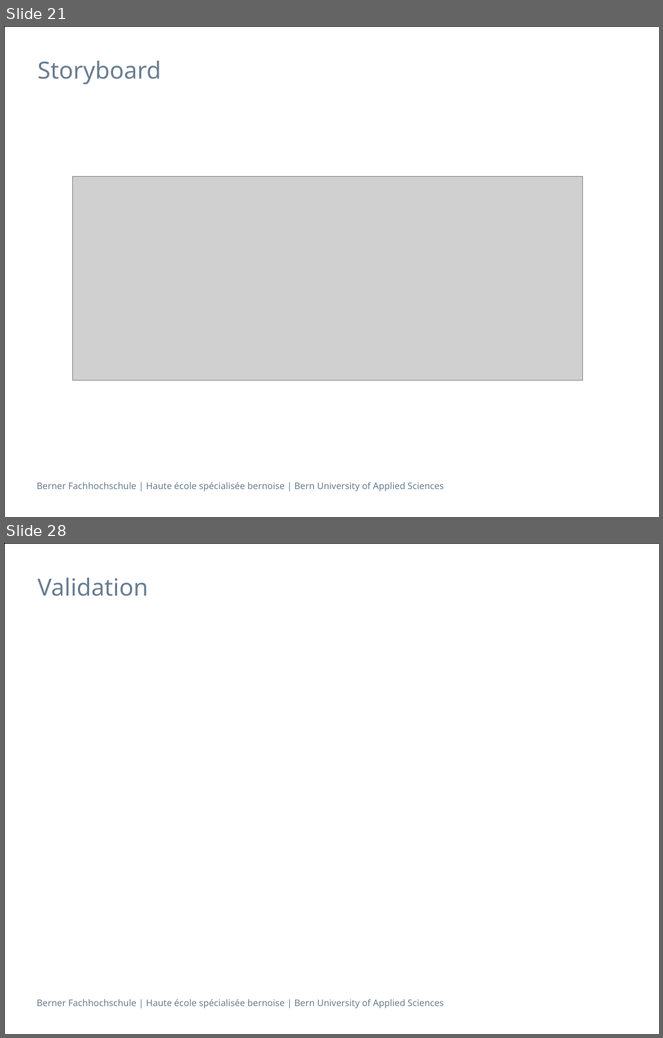
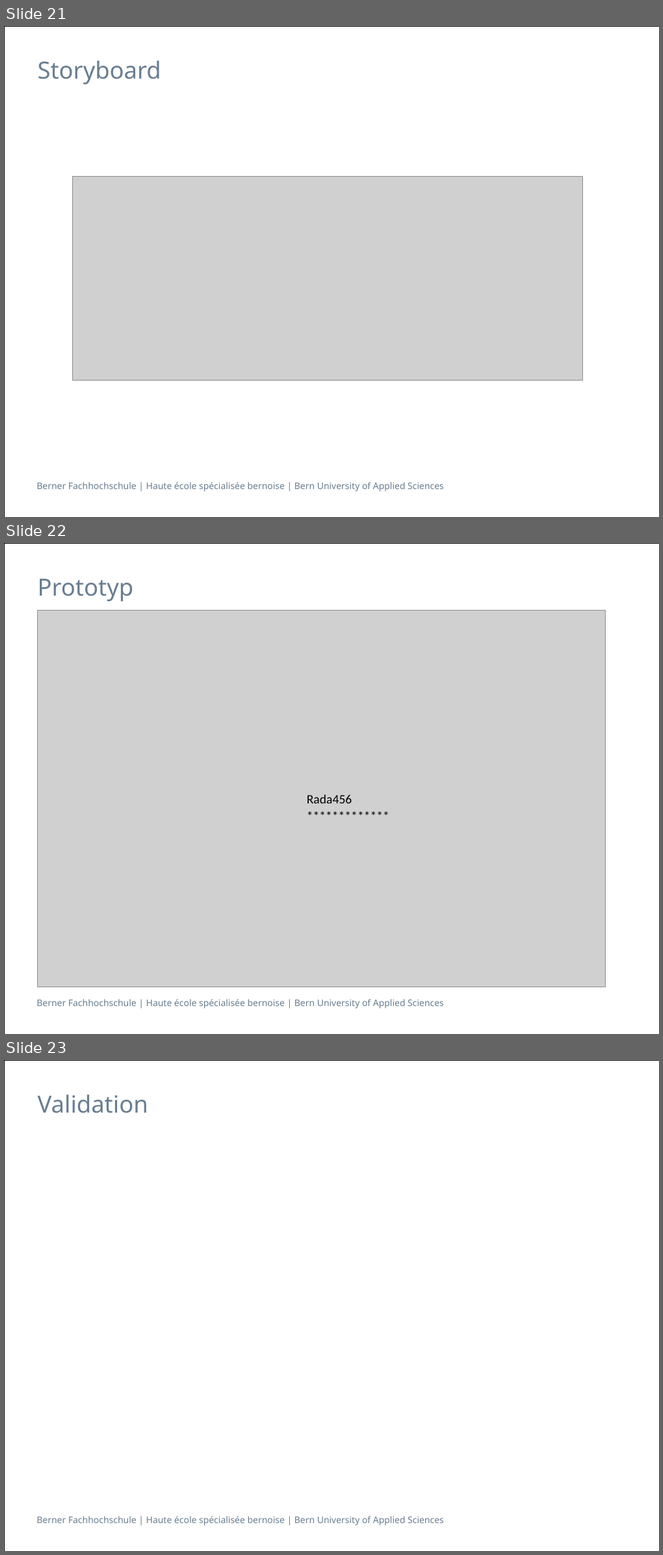
Before and after one commit to sevib1/ch.bfh.btx8081.w2016.blue, a slide deck: doc/CS1/Präsentation_CS1_Task_3_Blau.pptx. Shown one above the other, each under a label of ours: slides 21 and 28 before the commit, slides 21, 22 and 23 after it; the slides between them are not shown. The pictures are 663x1038 and 663x1555 pixels, drawn with LibreOffice and Linux fonts; fonts in the diff are those of the drawing; grey boxes stand for pictures. Boxes give left, top, right and bottom in pixels: in the first picture for what was removed or moved away, otherwise in the second. Text is boxed around its words. In the diff, an @@ line names an element or a change of style, - is before the commit and + after.

Commit message:
Prototyp Angepasst
2 Prototyp absichtlich am Ende der Folie (Hyperlinks)

```diff
--- a/doc/CS1/Präsentation_CS1_Task_3_Blau.pptx
+++ b/doc/CS1/Präsentation_CS1_Task_3_Blau.pptx
@@ slide 22 added at <box>4,543,659,1034</box>, background #FFFFFF; not listed: 2 template elements that a slide beside it also shows @@
@@ title added at <box>38,579,134,601</box>, 26 pt, text #697D91 @@
+Prototyp
@@ picture added at <box>37,610,605,987</box> @@
@@ text added at <box>307,795,352,804</box>, 14 pt, text #000000 @@
+Rada456
@@ text added at <box>300,805,404,827</box>, 14 pt, text #000000 @@
+*************
@@ what was slide 28 is now slide 23 @@
```
Also in this commit, not shown: 2 slides changed, 1 other slide added, 4 slides removed.
